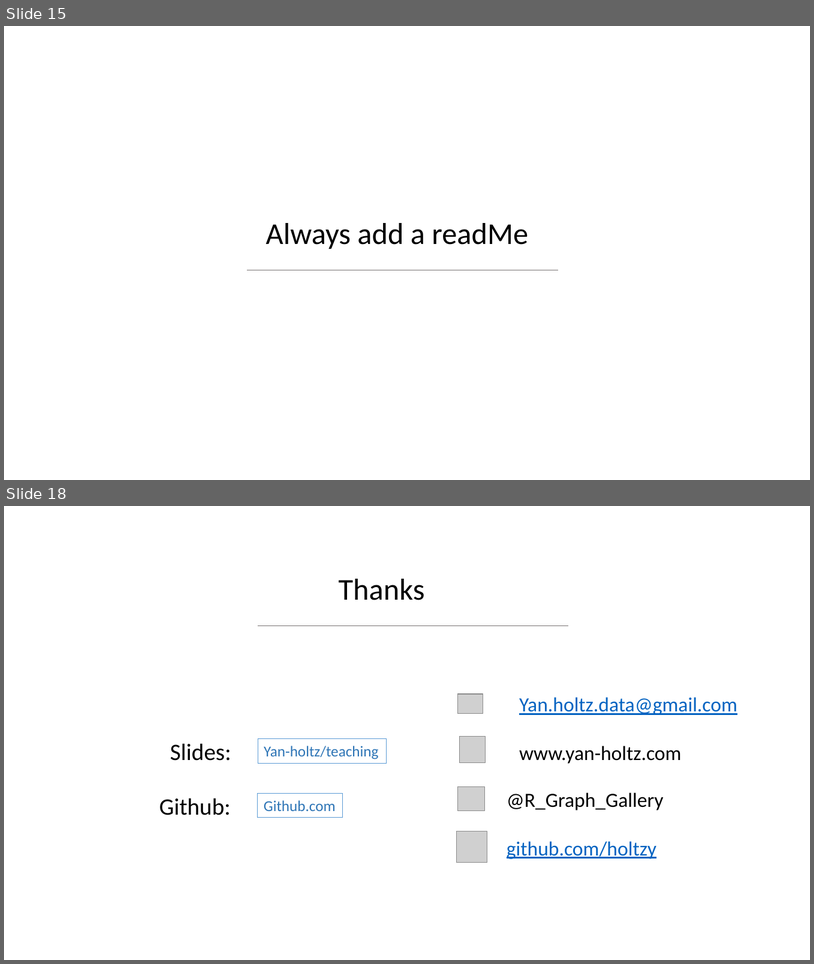
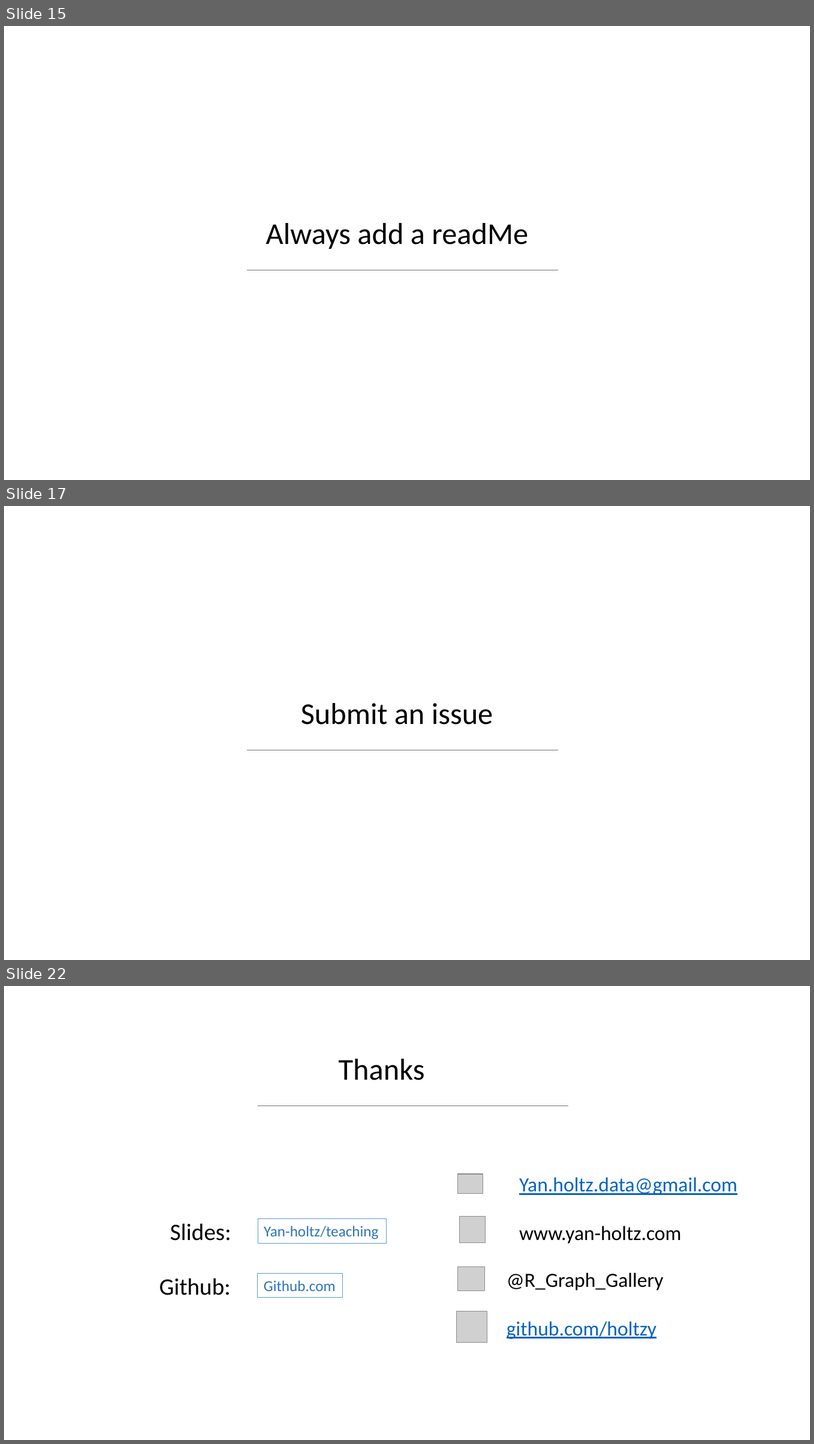
Before and after one commit to holtzy/Teaching, a slide deck: Intro_Github.pptx. Shown one above the other, each under a label of ours: slides 15 and 18 before the commit, slides 15, 17 and 22 after it; the slides between them are not shown. The pictures are 814x964 and 814x1444 pixels, drawn with LibreOffice and Linux fonts; fonts in the diff are those of the drawing; grey boxes stand for pictures; background and template pictures are left out. Boxes give left, top, right and bottom in pixels: in the first picture for what was removed or moved away, otherwise in the second. Text is boxed around its words. In the diff, an @@ line names an element or a change of style, - is before the commit and + after.

```diff
--- a/Intro_Github.pptx
+++ b/Intro_Github.pptx
@@ slide 17 added at (4,506,810,960), background picture (left out) @@
@@ text added at (301,703,493,724), 36 pt, text #000000 @@
+Submit an issue
@@ line added from (247, 750) to (558, 750), #767171 0.5 pt @@
@@ what was slide 18 is now slide 22 @@
```
Also in this commit, not shown: 3 slides changed, 6 other slides added, 3 slides removed, 1 other file.
